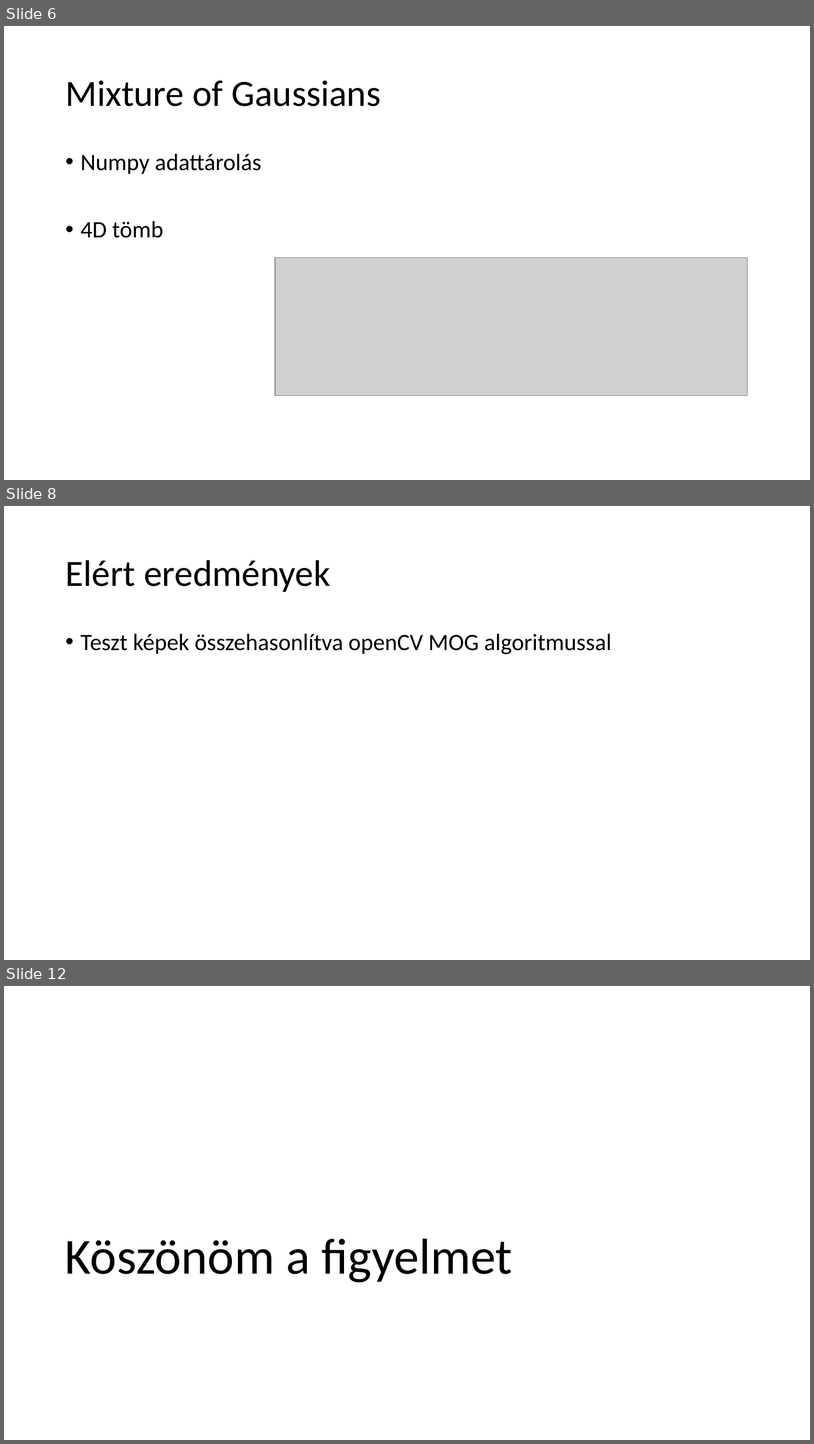
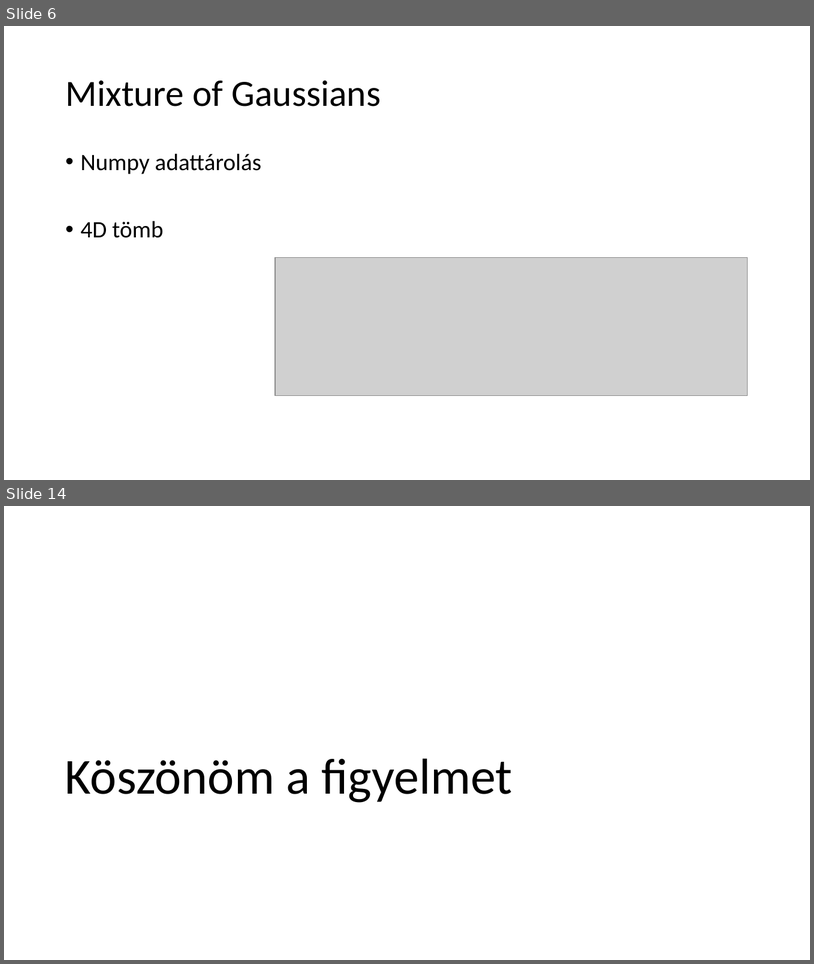
Before and after one commit to koojozsef/Szakdolgozat_PE, a slide deck: 01_doc/presentation.pptx. Shown one above the other, each under a label of ours: slides 6, 8 and 12 before the commit, slides 6 and 14 after it; the slides between them are not shown. The pictures are 814x1444 and 814x964 pixels, drawn with LibreOffice and Linux fonts; fonts in the diff are those of the drawing; grey boxes stand for pictures. Boxes give left, top, right and bottom in pixels: in the first picture for what was removed or moved away, otherwise in the second. Text is boxed around its words. In the diff, an @@ line names an element or a change of style, - is before the commit and + after.

```diff
--- a/01_doc/presentation.pptx
+++ b/01_doc/presentation.pptx
@@ slide 8 removed at bbox=[4, 506, 810, 960], background #FFFFFF @@
@@ title removed at bbox=[65, 560, 330, 592] @@
-Elért eredmények
@@ text removed at bbox=[81, 633, 612, 654] @@
-• Teszt képek összehasonlítva openCV MOG algoritmussal
@@ what was slide 12 is now slide 14 @@
```
Also in this commit, not shown: 1 slide changed, 3 slides added, 1 other file.
